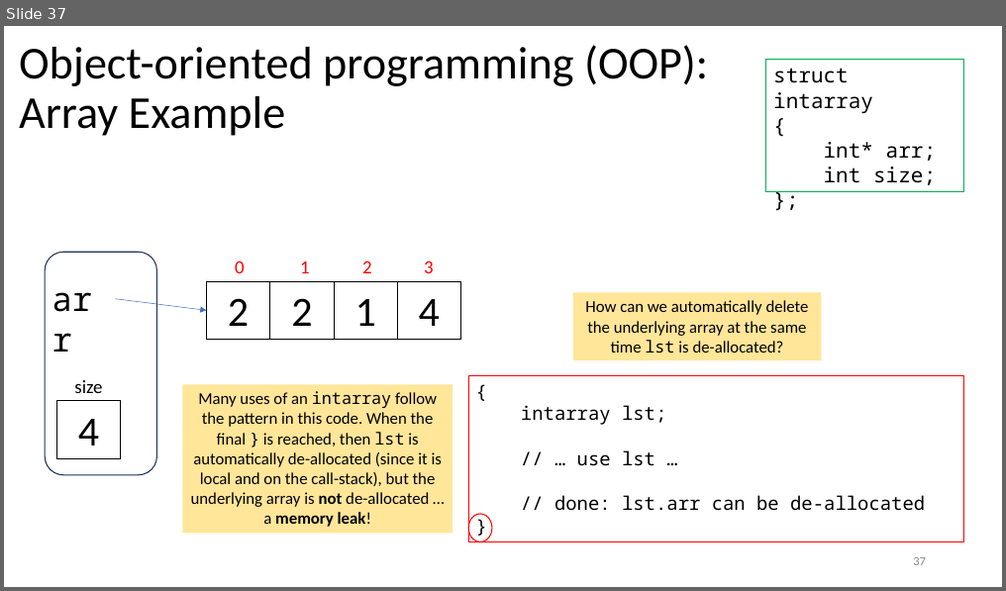
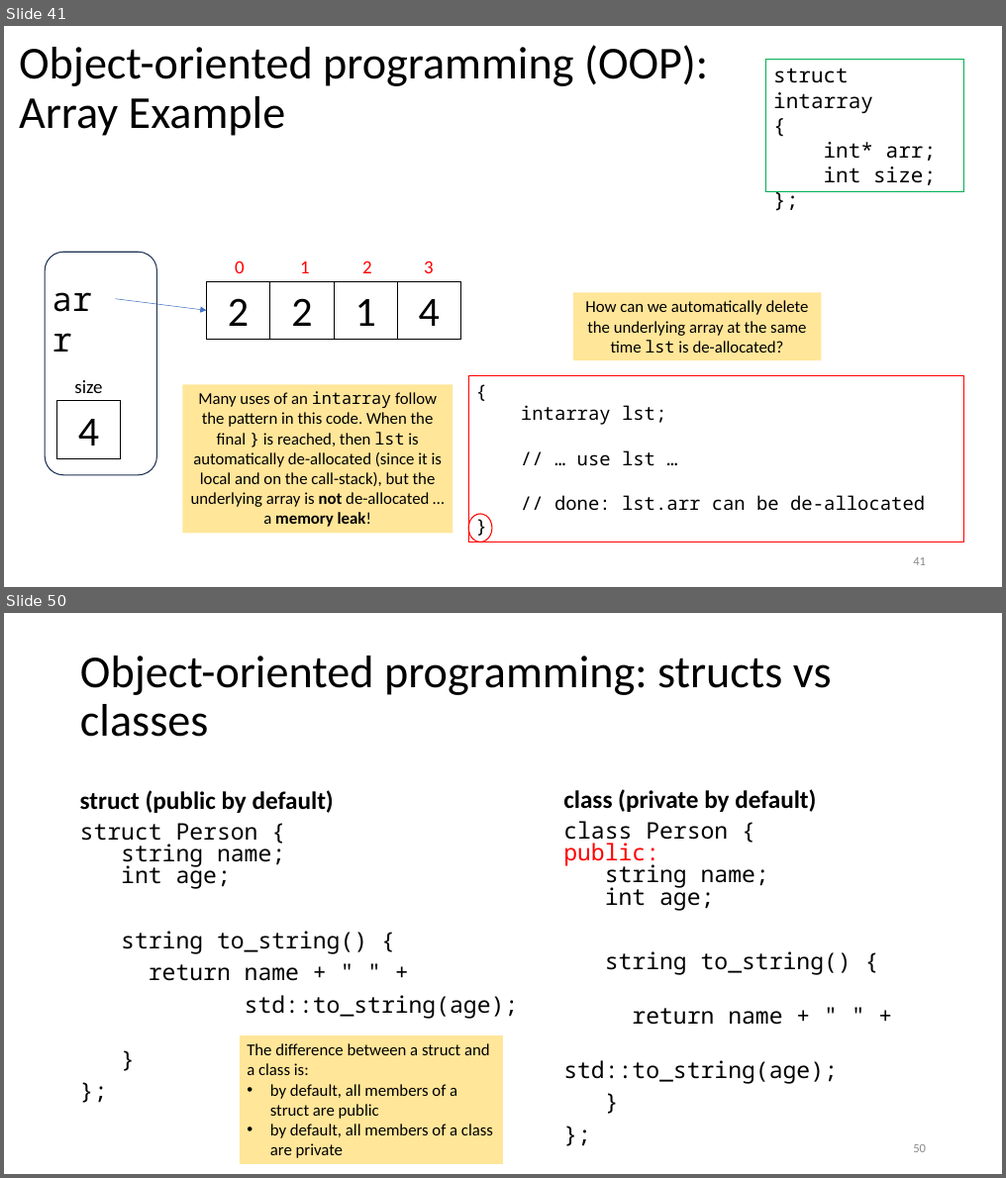
Before and after one commit to tjd1234/cmpt135spring2024, a slide deck: sample_code/week4/week4_cmpt135.pptx. Shown one above the other, each under a label of ours: slide 37 before the commit, slides 41 and 50 after it; the slides between them are not shown. The pictures are 1006x591 and 1006x1178 pixels, drawn with LibreOffice and Linux fonts; fonts in the diff are those of the drawing. Boxes give left, top, right and bottom in pixels: in the first picture for what was removed or moved away, otherwise in the second. Text is boxed around its words. In the diff, an @@ line names an element or a change of style, - is before the commit and + after.

```diff
--- a/sample_code/week4/week4_cmpt135.pptx
+++ b/sample_code/week4/week4_cmpt135.pptx
@@ slide 50 added at [4,613,1002,1174], background #FFFFFF @@
@@ title added at [80,656,832,737], 44 pt, text #000000 @@
+Object-oriented programming: structs vs classes
@@ text added at [80,790,334,813], 24 pt, text #000000, bold @@
+struct (public by default)
@@ text added at [563,789,816,812], 24 pt, text #000000, bold @@
+class (private by default)
@@ text added at [80,823,519,1019], 22 pt, text #000000 @@
+struct Person {
+string name;
+int age;
+string to_string() {
+return name + " " +
+std::to_string(age);
+}
+};
@@ text added at [563,821,851,1084], 22 pt, text #000000 @@
+class Person {
+public:
+string name;
+int age;
+string to_string() {
+return name + " " +
+std::to_string(age);
+}
+};
@@ rectangle added at [240,1036,503,1164], fill #FFE699, 16 pt, text #000000 @@
+The difference between a struct and a class is:
+• by default, all members of a struct are public
+• by default, all members of a class are private
@@ page number added at [913,1145,926,1153], 12 pt, text #8C8C8C @@
+50
@@ what was slide 37 is now slide 41 @@
@@ page number at [913,558,926,566]: text changed @@
-37
+41
```
Also in this commit, not shown: 22 slides changed, 33 other slides added, 1 slide removed, 1 other file.
